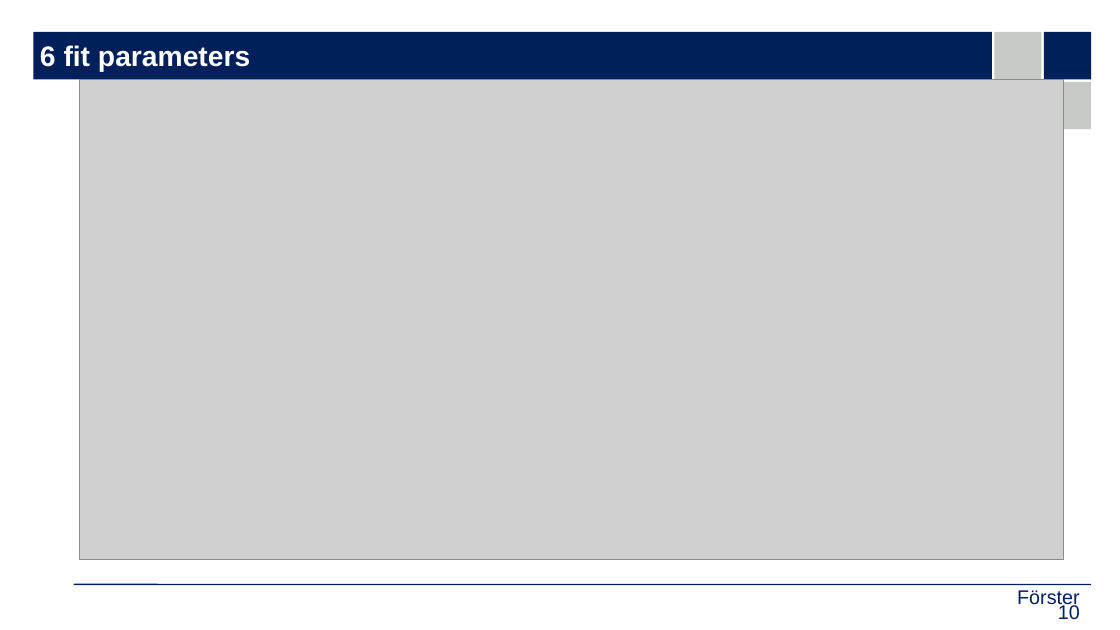
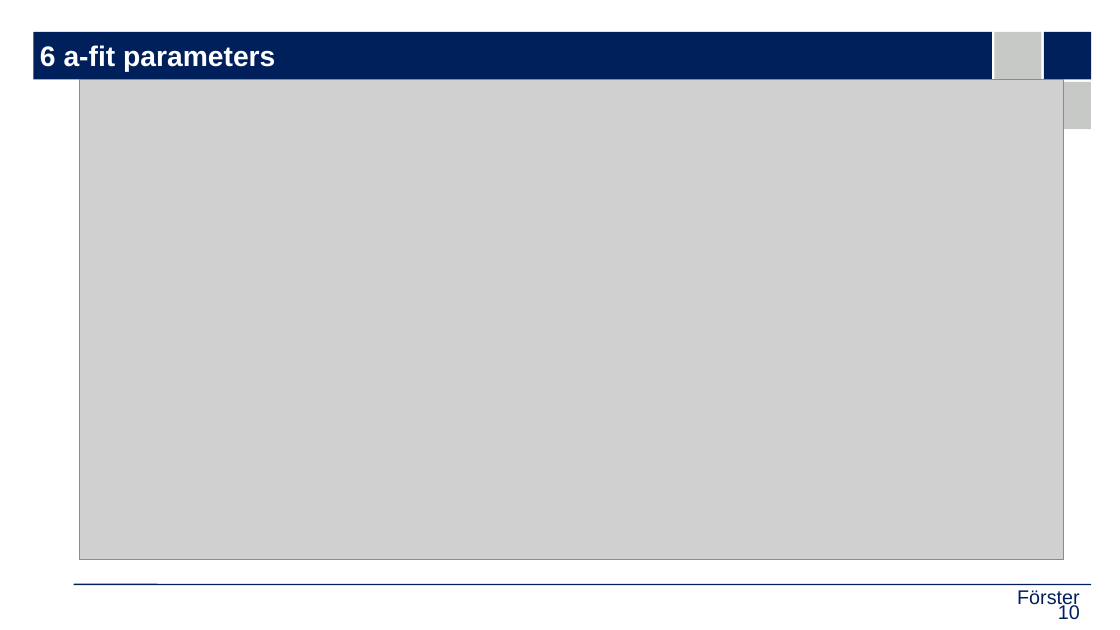
Before and after one commit to upb-lea/hardcore-magnet-challenge, a slide deck: slide 10 of docs/doku_nf.odp. Drawn at 1120x630 pixels with LibreOffice and Linux fonts; fonts in the diff are those of the drawing; grey boxes stand for pictures; background and template pictures are left out. Boxes give left, top, right and bottom in pixels: in the first picture for what was removed or moved away, otherwise in the second. Text is boxed around its words. In the diff, an @@ line names an element or a change of style, - is before the commit and + after.

```diff
--- a/docs/doku_nf.odp
+++ b/docs/doku_nf.odp
@@ title at (x1=40, y1=45, x2=275, y2=72): text changed @@
-6 fit parameters
+6 a-fit parameters
```
Also in this commit, not shown: 2 other slides changed, 2 slides added.
